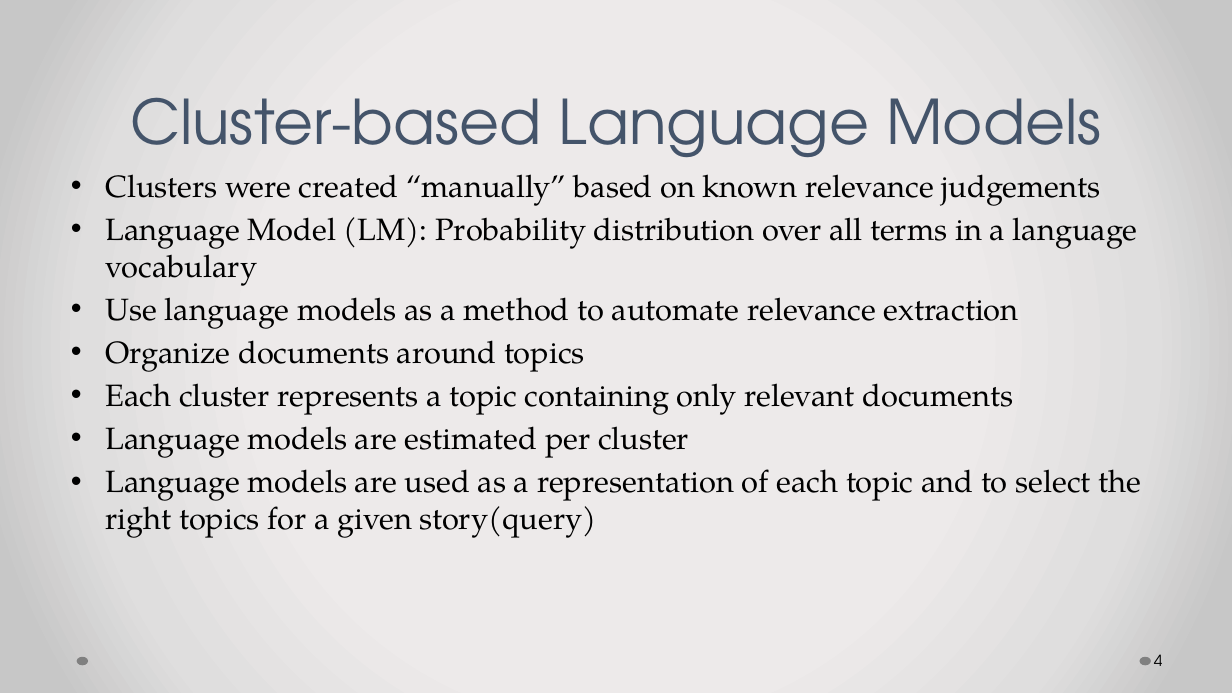
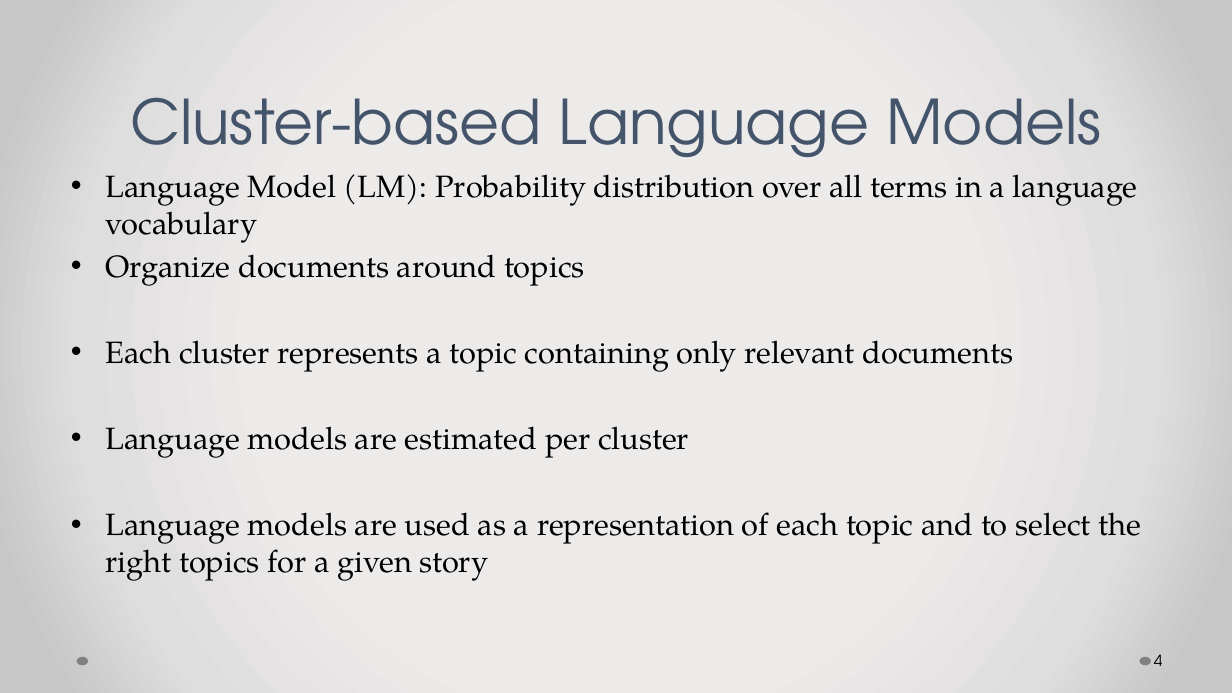
Before and after one commit to pothom/cs834-f17, a slide deck: slide 4 of Presentations/CS834-Presentation_4.pptx. Drawn at 1232x693 pixels with LibreOffice and Linux fonts; fonts in the diff are those of the drawing. Boxes give left, top, right and bottom in pixels: in the first picture for what was removed or moved away, otherwise in the second. Text is boxed around its words. In the diff, an @@ line names an element or a change of style, - is before the commit and + after.

```diff
--- a/Presentations/CS834-Presentation_4.pptx
+++ b/Presentations/CS834-Presentation_4.pptx
@@ text at [105,174,1100,206]: paragraph removed @@
-• Clusters were created “manually” based on known relevance judgements
@@ text at [105,297,1019,329]: paragraph removed @@
-• Use language models as a method to automate relevance extraction
@@ text at [105,512,1141,581]: text changed @@
-• Language models are used as a representation of each topic and to select the right topics for a given story(query)
+• Language models are used as a representation of each topic and to select the right topics for a given story
```
Also in this commit, not shown: 6 other slides changed, 1 slide added, 1 other file.
